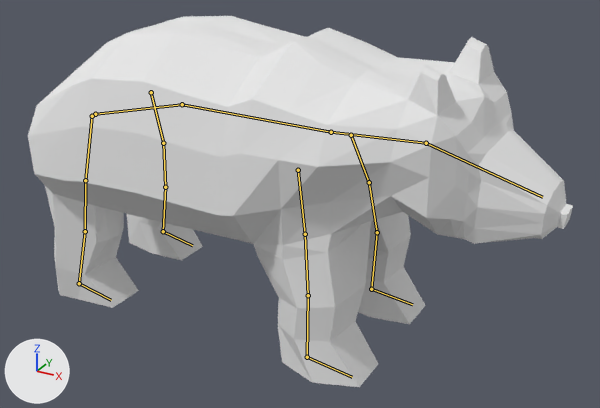
The Blender file Karhu/karhu.blend, before and after one commit.
One viewpoint serves both versions: a camera (50 mm lens) standing at (3.07, -4.74, 3.29) and looking at (0.46, 0.0, 0.92). The axes (+X, +Y, +Z) are drawn at lower left. The lights are the same throughout. The bones that bend it are drawn over the model as lines.
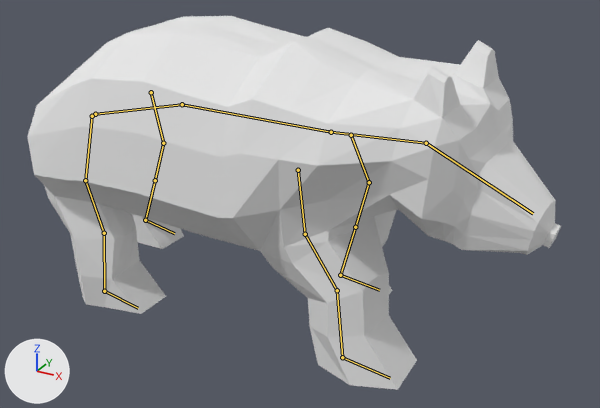
The newer file adds an action. The first version stands in its rest pose; the second is drawn at frame 1 of the action 'ArmatureAction'.

What differs and where, as boxes [x1, y1, x2, y2] in the pictures (600 x 408 px):
'Cube', posed
    before: [28, 16, 573, 387]
    after: [27, 16, 561, 390]
bone 'Pää', root to tip
    before: (426, 143) to (542, 197)
    after: (426, 143) to (533, 213)
bone 'EtuAla.R', root to tip
    before: (308, 295) to (307, 357)
    after: (337, 290) to (342, 357)

The edits, one by one:
Bone 'Pää' (bone_pää) moves from (0.0, 0.0, 0.0) to (-0.06, -0.013, -0.207).
Bone 'Pää' (bone_pää) turns from (0, 0, 0) to (-8, -2, 3) degrees about its own x, y and z.
Bone 'EtuAla.R' (bone_etuala_r) moves from (0.0, 0.0, 0.0) to (-0.078, -0.094, 0.018).
Bone 'EtuAla.R' (bone_etuala_r) turns from (0, 0, 0) to (0, -2, -9) degrees about its own x, y and z.
Bone 'EtujalkaIK.R' (bone_etujalkaik_r) moves from (0.0, 0.0, 0.0) to (-0.065, -0.266, 0.014).
Bone 'EtujalkaIK.R' (bone_etujalkaik_r) turns from (0, 0, 0) to (0, 9, 0) degrees about its own x, y and z.
Bone 'TakaJalkaIK.R' (bone_takajalkaik_r) moves from (0.0, 0.0, 0.0) to (0.003, -0.296, -0.035).
Bone 'EtujalkaIK.L.001' (bone_etujalkaik_l_001) moves from (0.0, 0.0, 0.0) to (-0.019, 0.298, 0.039).
Bone 'TakaJalkaIK.L.001' (bone_takajalkaik_l_001) moves from (0.0, 0.0, 0.0) to (-0.028, 0.231, 0.023).
